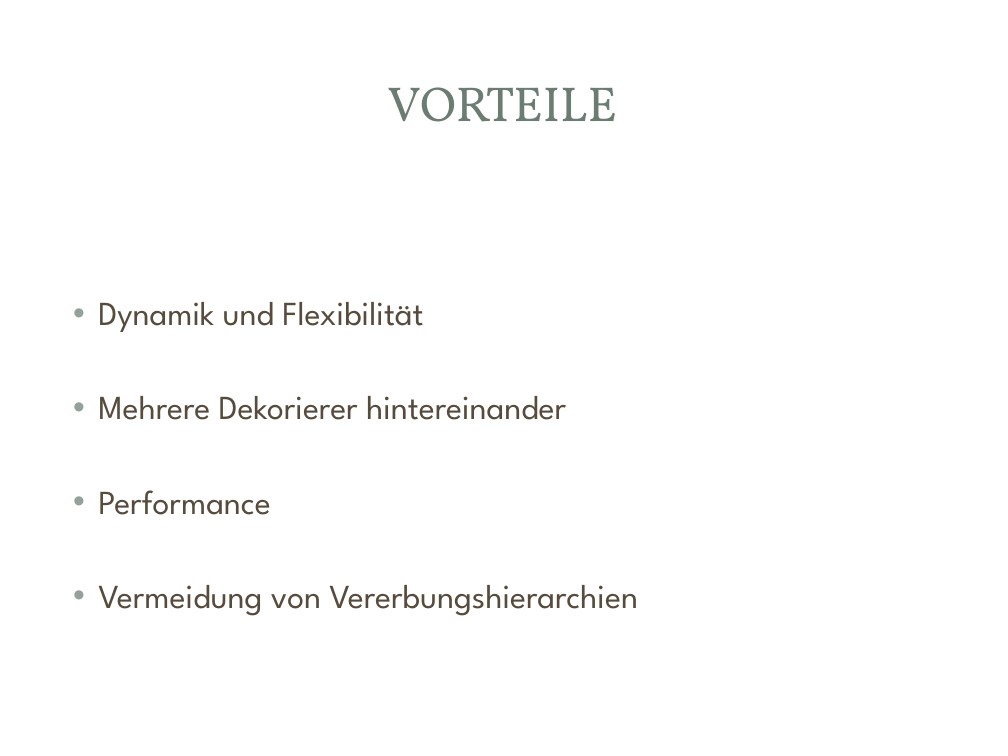
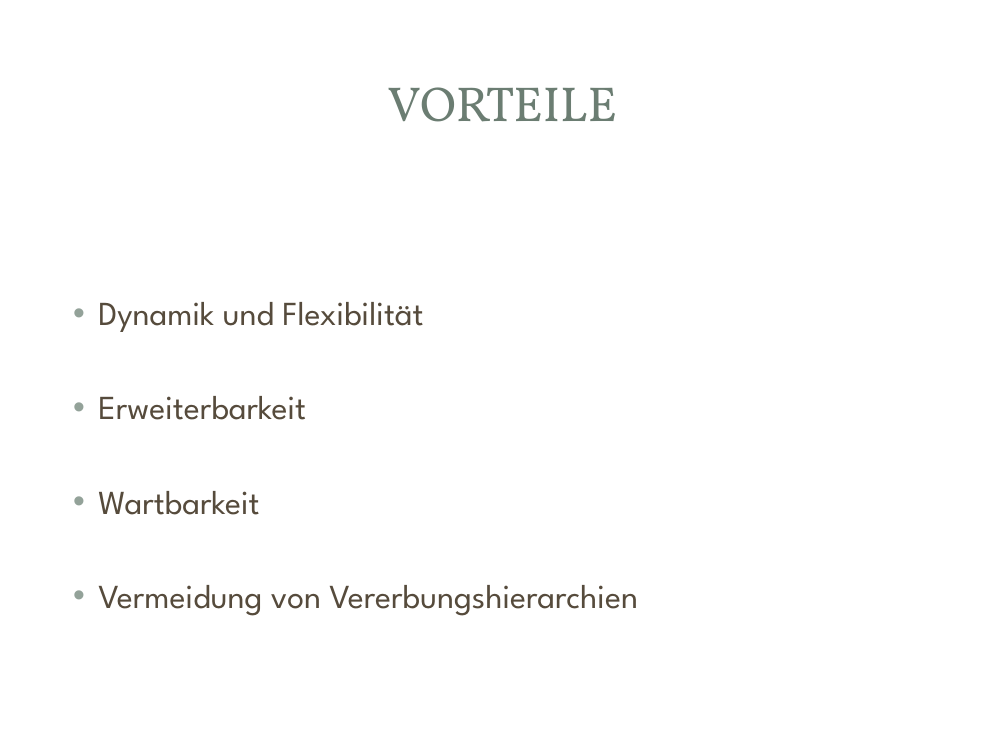
Before and after one commit to lightstalker89/MIT_SAD, a slide deck: slide 6 of 3nd_sem/SA/murrent/Decorater Pattern.pptx (slide 5 before the commit). Drawn at 1008x756 pixels with LibreOffice and Linux fonts; fonts in the diff are those of the drawing; background and template pictures are left out. Boxes give left, top, right and bottom in pixels: in the first picture for what was removed or moved away, otherwise in the second. Text is boxed around its words. In the diff, an @@ line names an element or a change of style, - is before the commit and + after.

Commit message:
+) Updated presentation

```diff
--- a/3nd_sem/SA/murrent/Decorater Pattern.pptx
+++ b/3nd_sem/SA/murrent/Decorater Pattern.pptx
@@ text at (98, 396, 306, 515): text changed @@
-• Mehrere Dekorierer hintereinander
-• Performance
+• Erweiterbarkeit
+• Wartbarkeit
```
Also in this commit, not shown: 4 other slides changed, 2 slides added, 1 slide removed.
